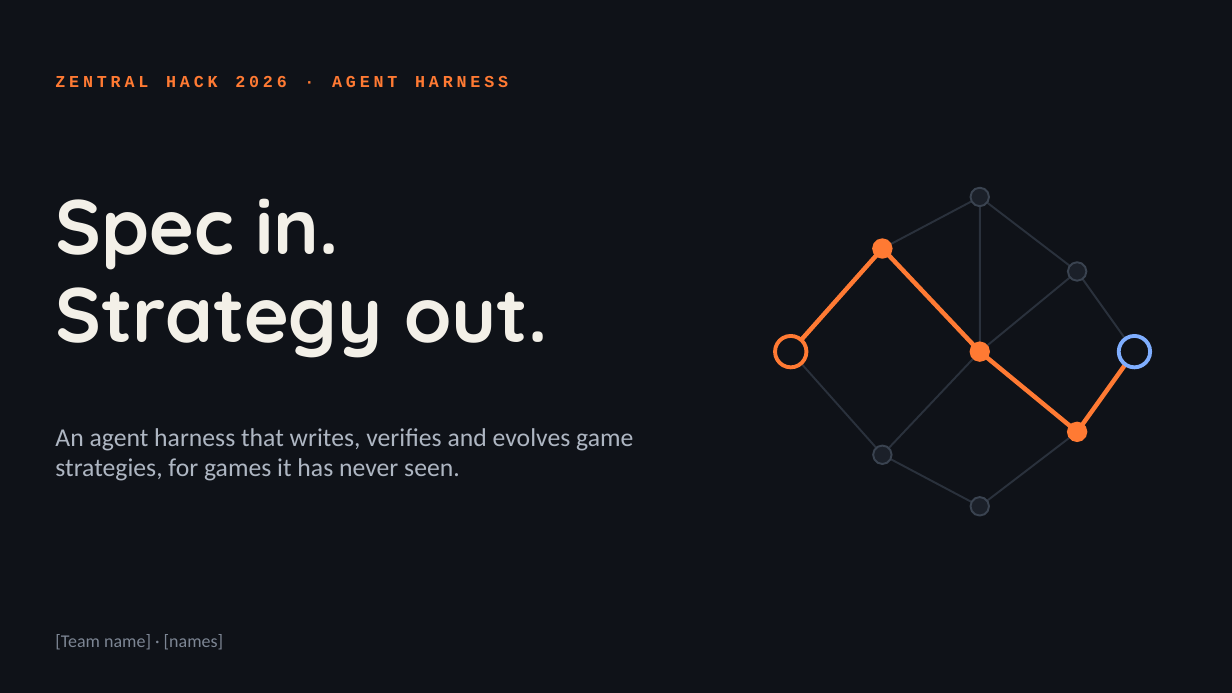
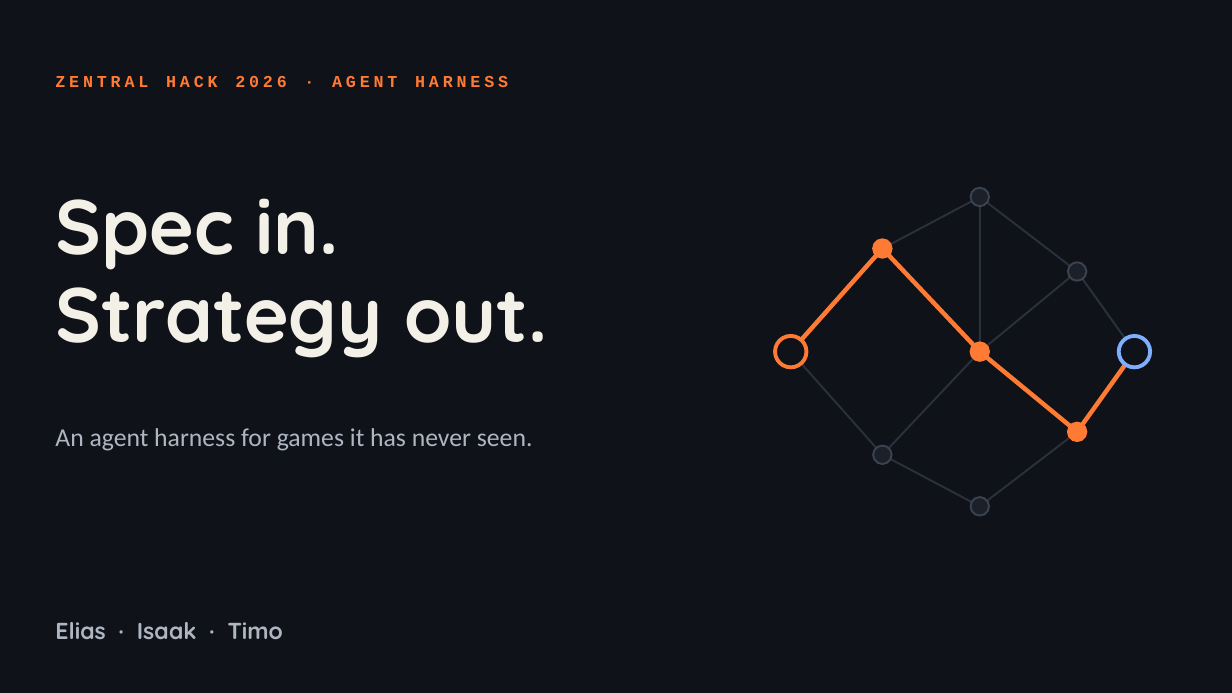
Before and after one commit to timoo-006/zentralhack-harness, a slide deck: slide 1 of docs/presentation/pitch.pptx. Drawn at 1232x693 pixels with LibreOffice and Linux fonts; fonts in the diff are those of the drawing. Boxes give left, top, right and bottom in pixels: in the first picture for what was removed or moved away, otherwise in the second. Text is boxed around its words. In the diff, an @@ line names an element or a change of style, - is before the commit and + after.

```diff
--- a/docs/presentation/pitch.pptx
+++ b/docs/presentation/pitch.pptx
@@ text at (55, 428, 533, 451): text changed @@
-An agent harness that writes, verifies and evolves game strategies, for games it has never seen.
+An agent harness for games it has never seen.
@@ text at (55, 622, 283, 639): text changed; size 14 to 18 pt; font Calibri to Quicksand; text colour #7D8694 to #AEB6C2; bold on @@
-[Team name] · [names]
+Elias · Isaak · Timo
```
Also in this commit, not shown: 6 other slides changed, 4 other files.
